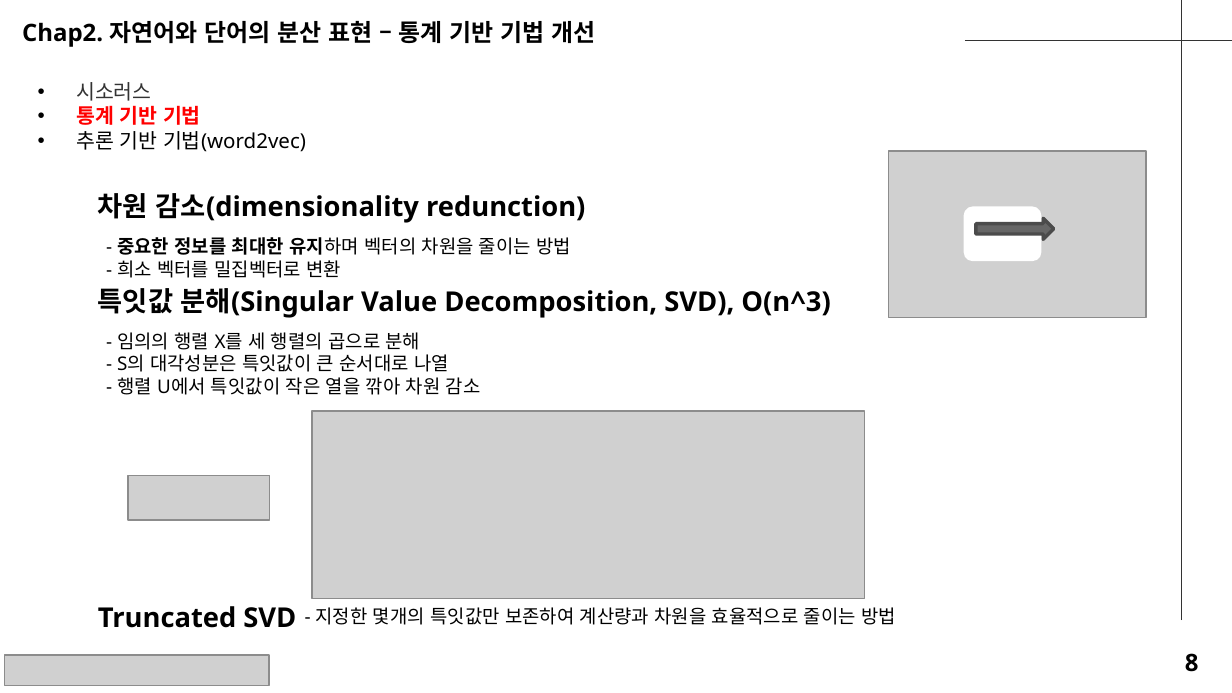
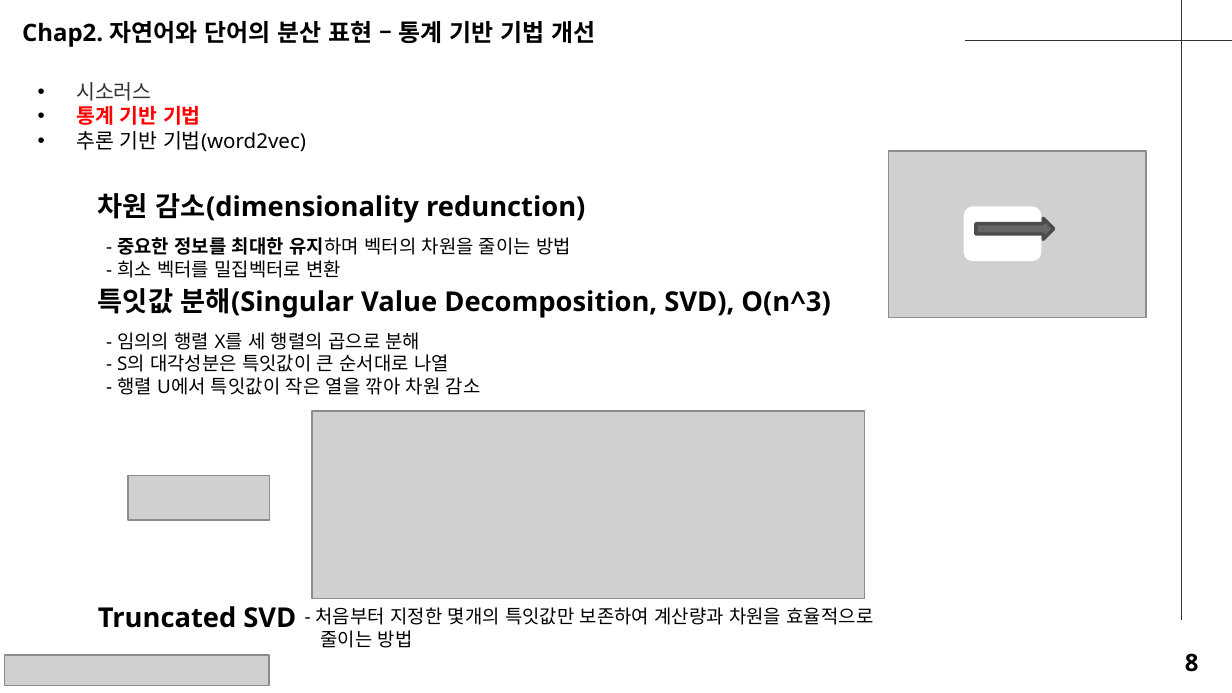
Before and after one commit to seungdeng/Deep-Learning-from-Scratch, a slide deck: slide 8 of study/발표자료/20250220_밑딥2_이승건_chap2345발표자료_NotoSans.pptx. Drawn at 1232x693 pixels with LibreOffice and Linux fonts; fonts in the diff are those of the drawing; grey boxes stand for pictures. Boxes give left, top, right and bottom in pixels: in the first picture for what was removed or moved away, otherwise in the second. Text is boxed around its words. In the diff, an @@ line names an element or a change of style, - is before the commit and + after.

```diff
--- a/study/발표자료/20250220_밑딥2_이승건_chap2345발표자료_NotoSans.pptx
+++ b/study/발표자료/20250220_밑딥2_이승건_chap2345발표자료_NotoSans.pptx
@@ text at bbox=[316, 607, 874, 648]: text changed @@
-- 지정한 몇개의 특잇값만 보존하여 계산량과 차원을 효율적으로 줄이는 방법
+- 처음부터 지정한 몇개의 특잇값만 보존하여 계산량과 차원을 효율적으로
+줄이는 방법
```
Also in this commit, not shown: 2 other slides changed.
